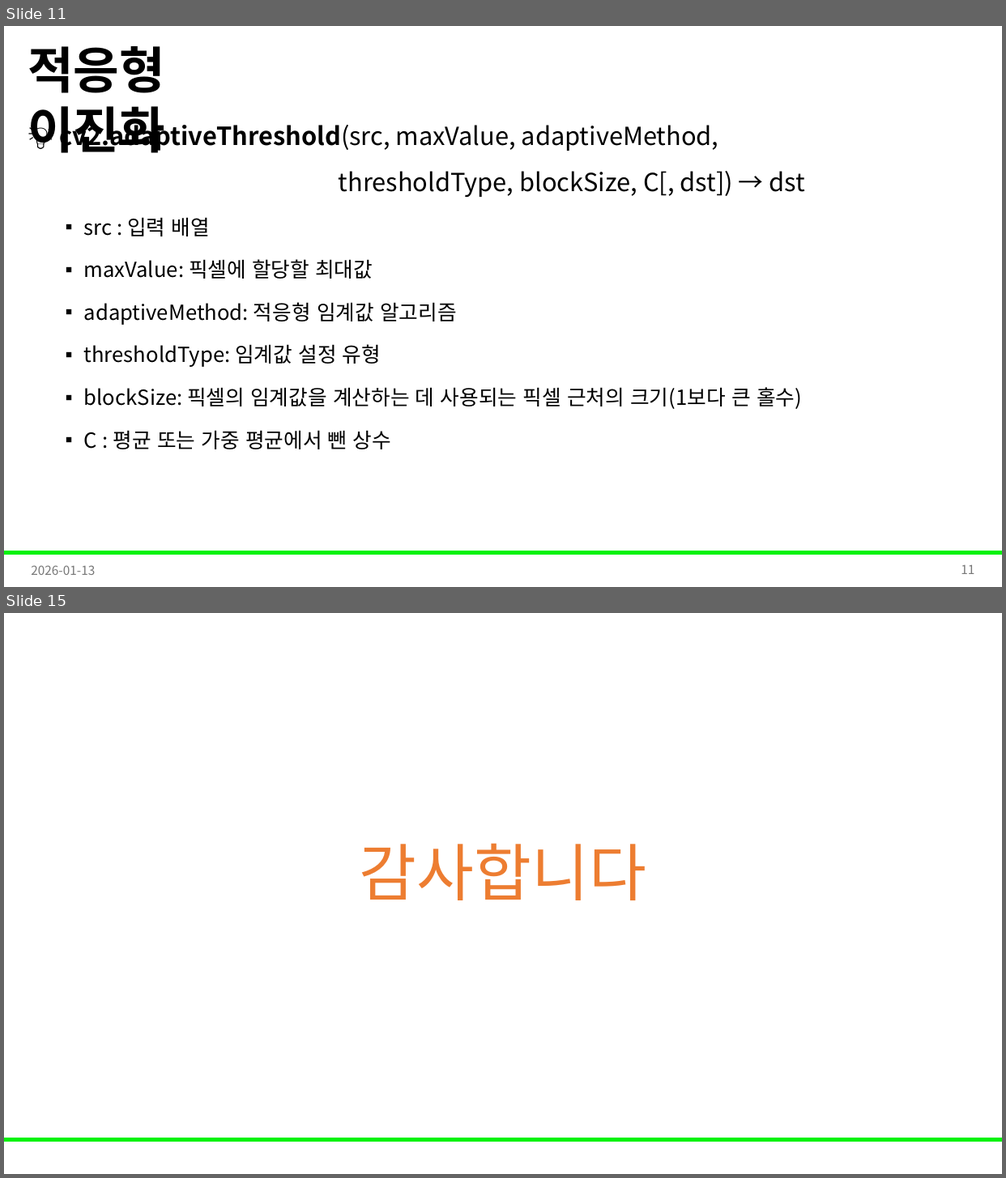
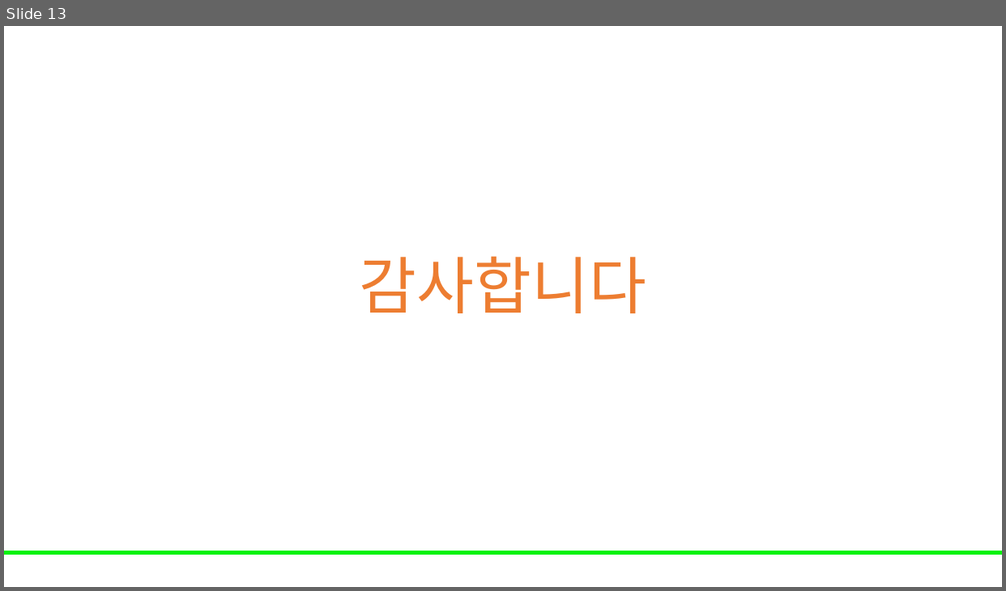
Before and after one commit to Leader-Lesson/KDT_RE_5th, a slide deck: material/5_AI/04_데이터 전처리와 EDA 기초.pptx. Shown one above the other, each under a label of ours: slides 11 and 15 before the commit, slide 13 after it; the slides between them are not shown. The pictures are 1006x1178 and 1006x591 pixels, drawn with LibreOffice and Linux fonts; fonts in the diff are those of the drawing; background and template pictures are left out. Boxes give left, top, right and bottom in pixels: in the first picture for what was removed or moved away, otherwise in the second. Text is boxed around its words. In the diff, an @@ line names an element or a change of style, - is before the commit and + after.

```diff
--- a/material/5_AI/04_데이터 전처리와 EDA 기초.pptx
+++ b/material/5_AI/04_데이터 전처리와 EDA 기초.pptx
@@ slide 11 removed at (4, 26, 1002, 587), background #FFFFFF; not listed: 1 template element that a slide beside it also shows @@
@@ text removed at (27, 46, 165, 153) @@
-적응형 이진화
@@ text removed at (59, 120, 805, 450) @@
-💡 cv2.adaptiveThreshold(src, maxValue, adaptiveMethod,
-thresholdType, blockSize, C[, dst]) → dst
-  ▪ src : 입력 배열
-  ▪ maxValue: 픽셀에 할당할 최대값
-  ▪ adaptiveMethod: 적응형 임계값 알고리즘
-  ▪ thresholdType: 임계값 설정 유형
-  ▪ blockSize: 픽셀의 임계값을 계산하는 데 사용되는 픽셀 근처의 크기(1보다 큰 홀수)
-  ▪ C : 평균 또는 가중 평균에서 뺀 상수
@@ text removed at (31, 565, 95, 575) @@
-2026-01-13
@@ page number removed at (961, 565, 974, 574) @@
-11
@@ what was slide 15 is now slide 13 @@
```
Also in this commit, not shown: 3 slides changed, 3 slides added, 4 other slides removed.
